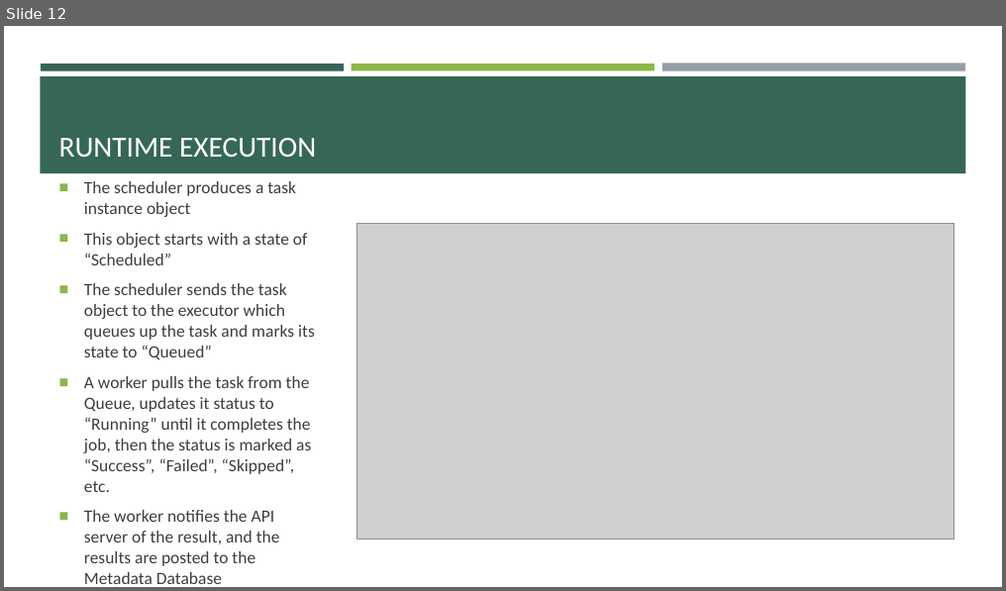
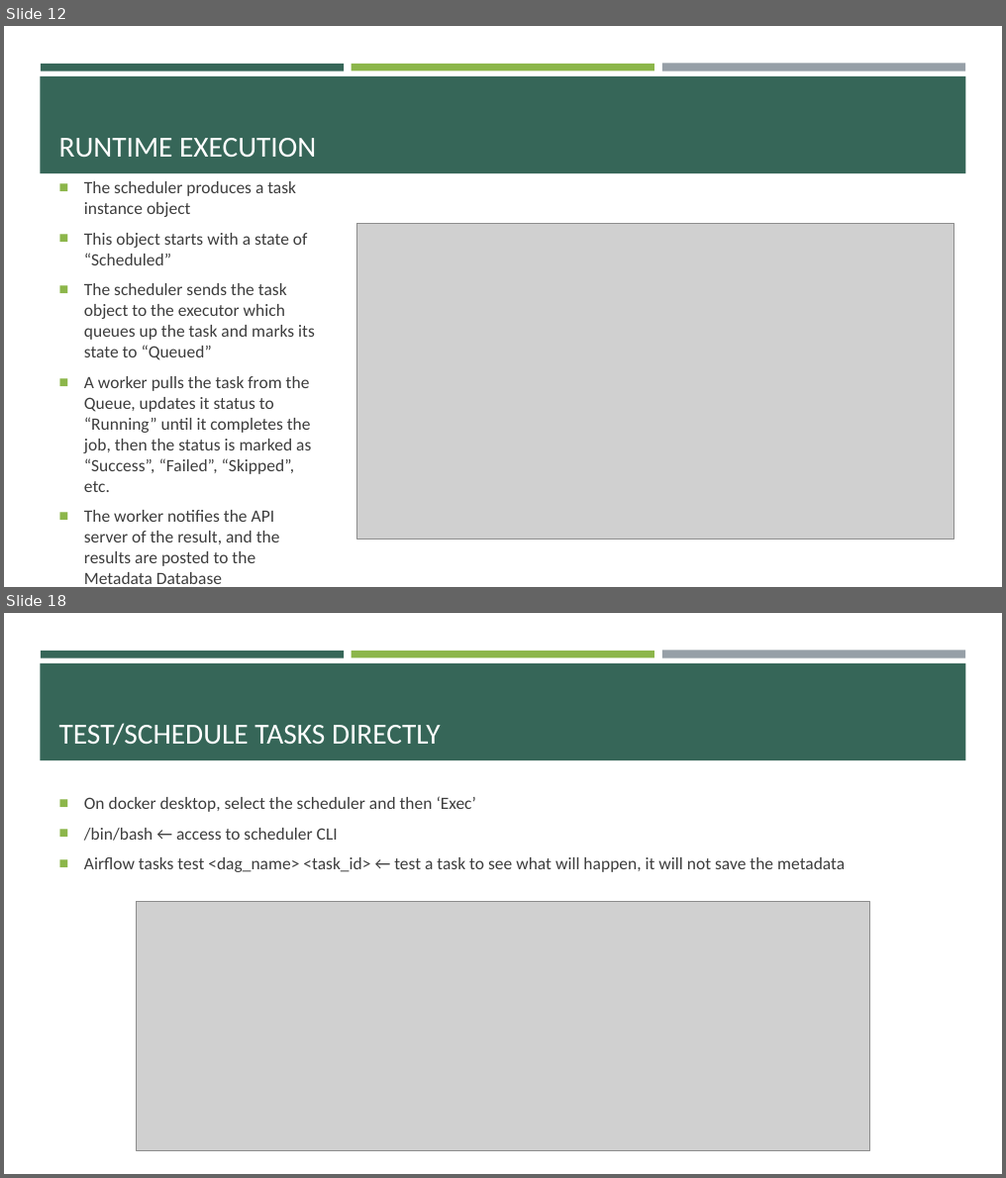
Before and after one commit to e-m-wilson/data_engineering, a slide deck: airflow/Airflow.pptx. Shown one above the other, each under a label of ours: slide 12 before the commit, slides 12 and 18 after it; the slides between them are not shown. The pictures are 1006x591 and 1006x1178 pixels, drawn with LibreOffice and Linux fonts; fonts in the diff are those of the drawing; grey boxes stand for pictures. Boxes give left, top, right and bottom in pixels: in the first picture for what was removed or moved away, otherwise in the second. Text is boxed around its words. In the diff, an @@ line names an element or a change of style, - is before the commit and + after.

```diff
--- a/airflow/Airflow.pptx
+++ b/airflow/Airflow.pptx
@@ slide 18 added at <box>4,613,1002,1174</box>, background #FFFFFF; not listed: 4 template elements that a slide beside it also shows @@
@@ title added at <box>59,723,441,746</box>, 28 pt, text #FFFFFF @@
+TEST/SCHEDULE TASKS DIRECTLY
@@ text added at <box>84,796,845,872</box>, 16.6 pt, text #3D3D3D @@
+■ On docker desktop, select the scheduler and then ‘Exec’
+■ /bin/bash ← access to scheduler CLI
+■ Airflow tasks test <dag_name> <task_id> ← test a task to see what will happen, it will not save the metadata
@@ picture added at <box>137,901,869,1151</box> @@
```
Also in this commit, not shown: 2 slides changed, 11 other slides added.
